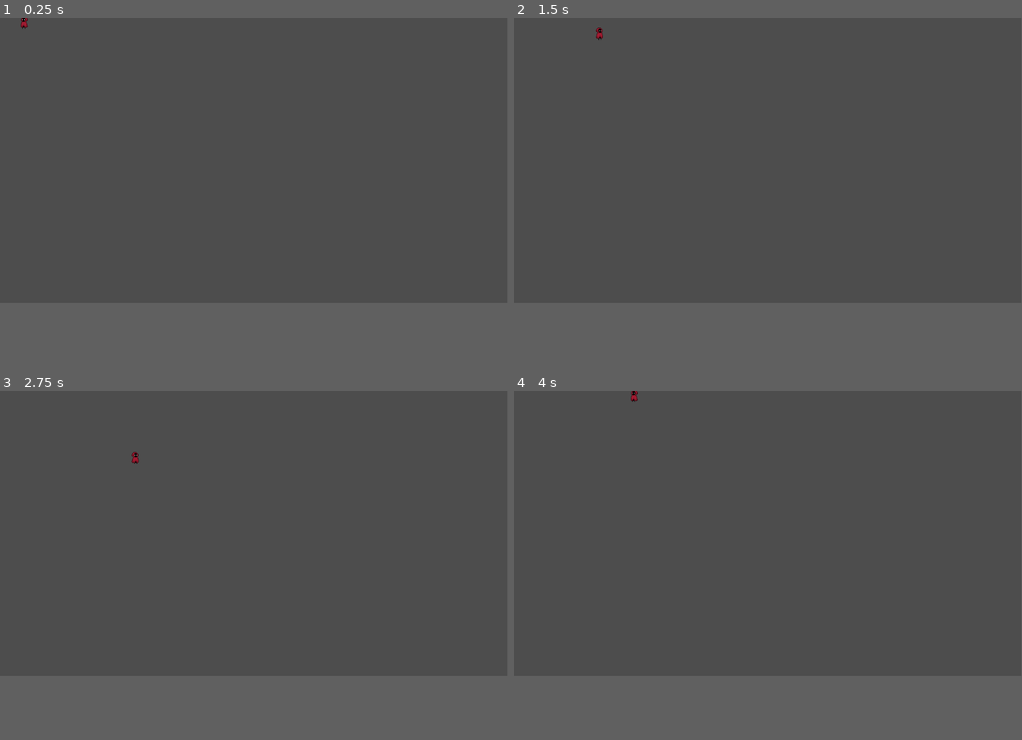
Above: before the commit, frames 1-4 (two rows, left to right).
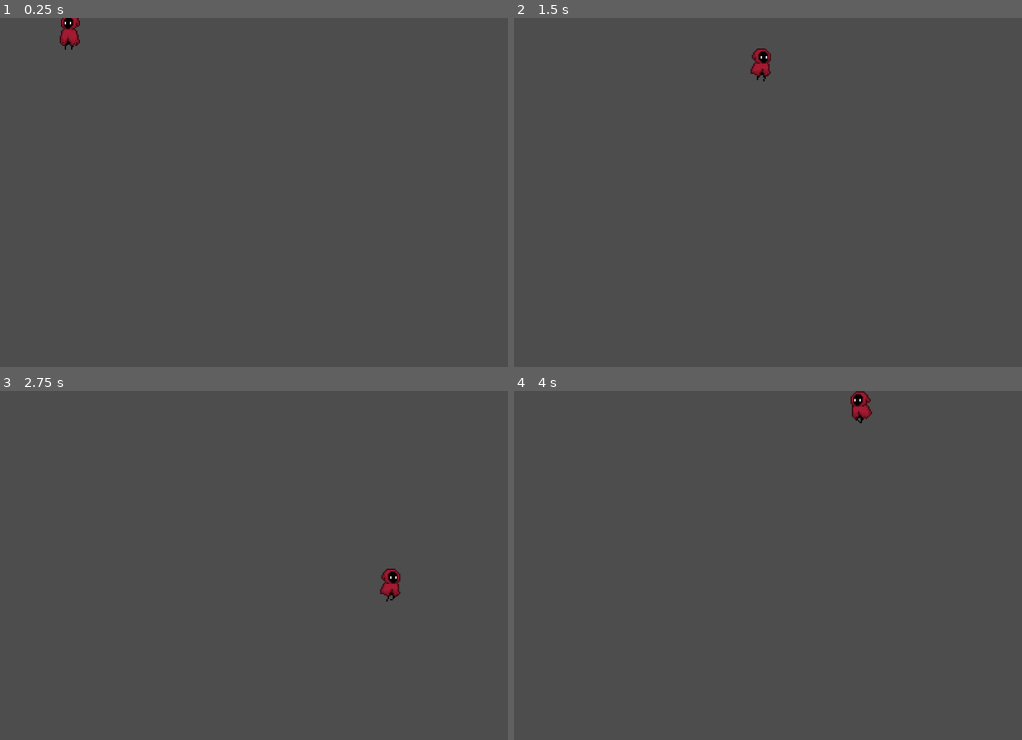
Above: after the commit, the same moments.

Repository: kosta777/LudumDare55
Game: Godot game, scene res://scenes/main.tscn
The game is run twice, just before and just after one commit, with the same random seed, the same clock (stepped at 60 frames per second) and the same inputs.
Inputs:
- Up to frame 1 (0.25 s): no input
- Up to frame 2 (1.5 s): tap Enter at 0.5 s; hold D (move-right) 0.53-1.28 s; hold S (move-down) from 1.28 s (still down)
- Up to frame 3 (2.75 s): release S (move-down) at 2.03 s; hold D (move-right) from 2.03 s (still down)
- Up to frame 4 (4 s): release D (move-right) at 2.78 s; hold W (move-up) 2.78-3.53 s; hold A (move-left) from 3.53 s (still down)
In our replay, the window is 799x449 before the commit and 800x550 after it. These sizes can differ from the game's own. Grey fills any space a smaller window leaves; there, only what the larger window draws over its background counts as a difference.

The runs differ from the first frame. In frame 1, 0.3% of the frame differs, in the area x 4-16%, y 0-10%; in frame 2, 0.3%; in frame 3, 0.3%; in frame 4, 0.3%, in the area x 23-71%, y 0-10%.

Commit message:
fix movement animations

Diff:
--- a/project.godot
+++ b/project.godot
@@ -14,6 +14,11 @@
 run/main_scene="res://scenes/main.tscn"
 config/features=PackedStringArray("4.2", "GL Compatibility")
 config/icon="res://sprites/icon.svg"
+
+[display]
+
+window/size/viewport_width=1600
+window/size/viewport_height=1100
 
 [input]
 
--- a/scenes/main.tscn
+++ b/scenes/main.tscn
@@ -5,3 +5,7 @@
 [node name="Main" type="Node2D"]
 
 [node name="player" parent="." instance=ExtResource("1_3bq77")]
+
+[node name="Camera2D" type="Camera2D" parent="."]
+anchor_mode = 0
+zoom = Vector2(4, 4)
--- a/src/player.gd
+++ b/src/player.gd
@@ -34,11 +34,13 @@
 
 func handle_inputs(delta):
 	move_player(delta)
+	if velocity.length() > 0:
+		_set_animation_state_walking(true)
 
-	if Input.is_action_pressed("attack") and !attacking:
-		animation_tree["parameters/conditions/attacking"] = true
 	else:
-		animation_tree["parameters/conditions/attacking"] = false
+		_set_animation_state_walking(false)
+
+
 
 func _physics_process(delta):
 	handle_inputs(delta)
